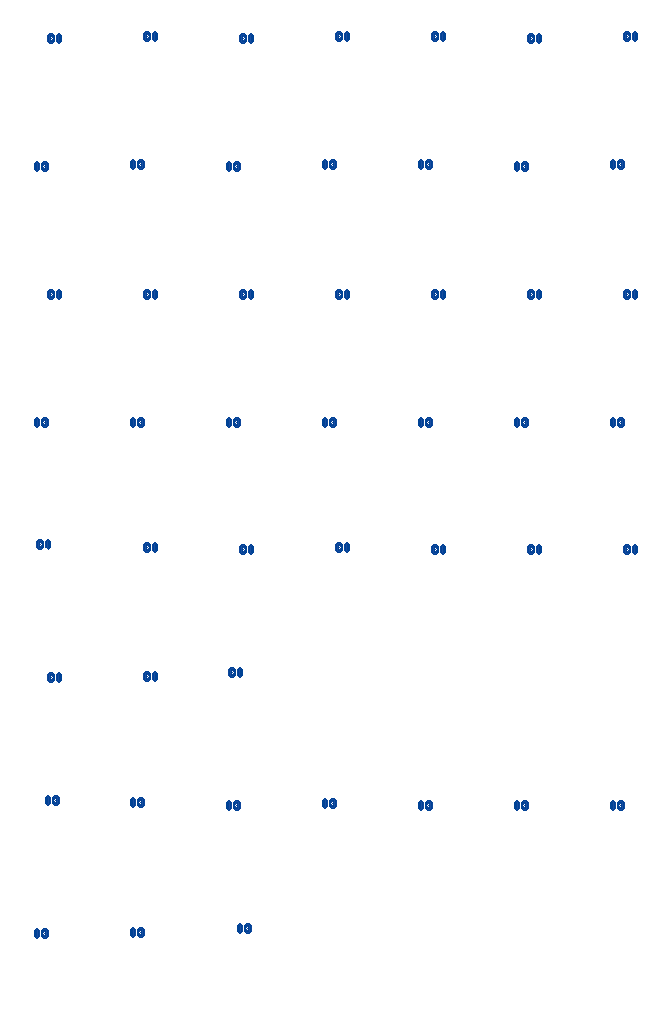
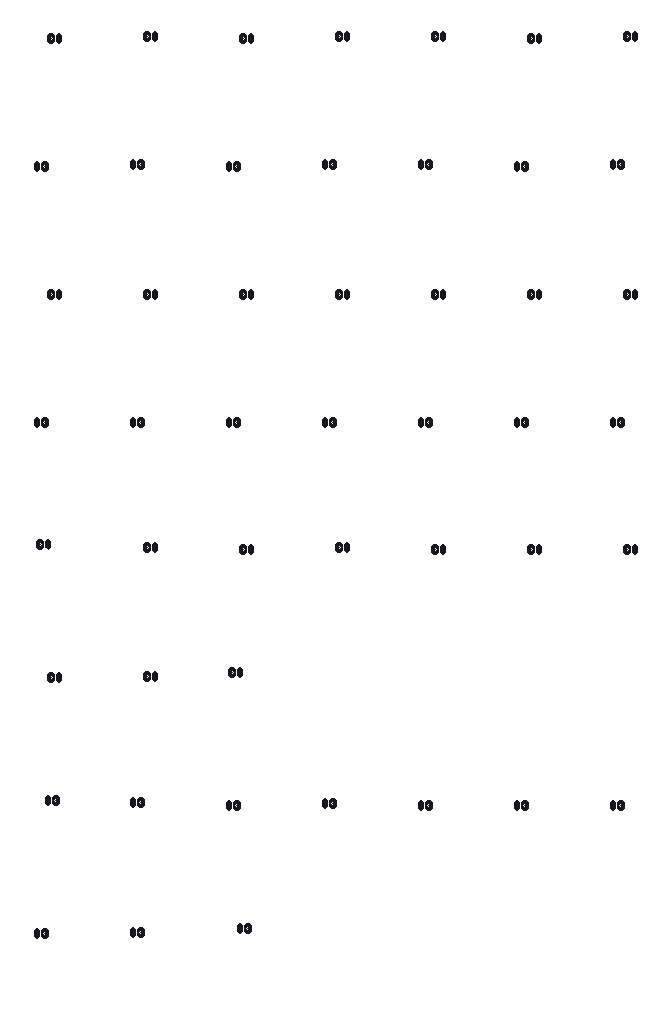
Two versions of the same layered image (672x1024). Layer-by-layer changes:
added layer "Button Eyes black" above "Button Eyes blue" over box(34, 31, 638, 939)
renamed "Button Eyes 01" to "Button Eyes blue", hid it over box(34, 31, 638, 939)
